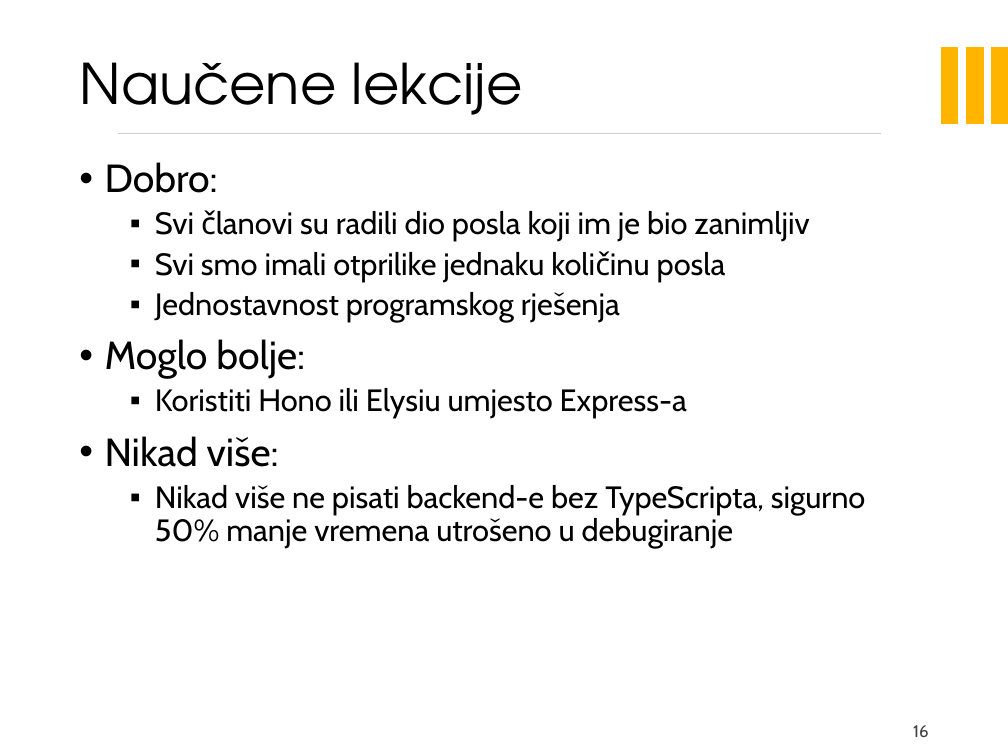
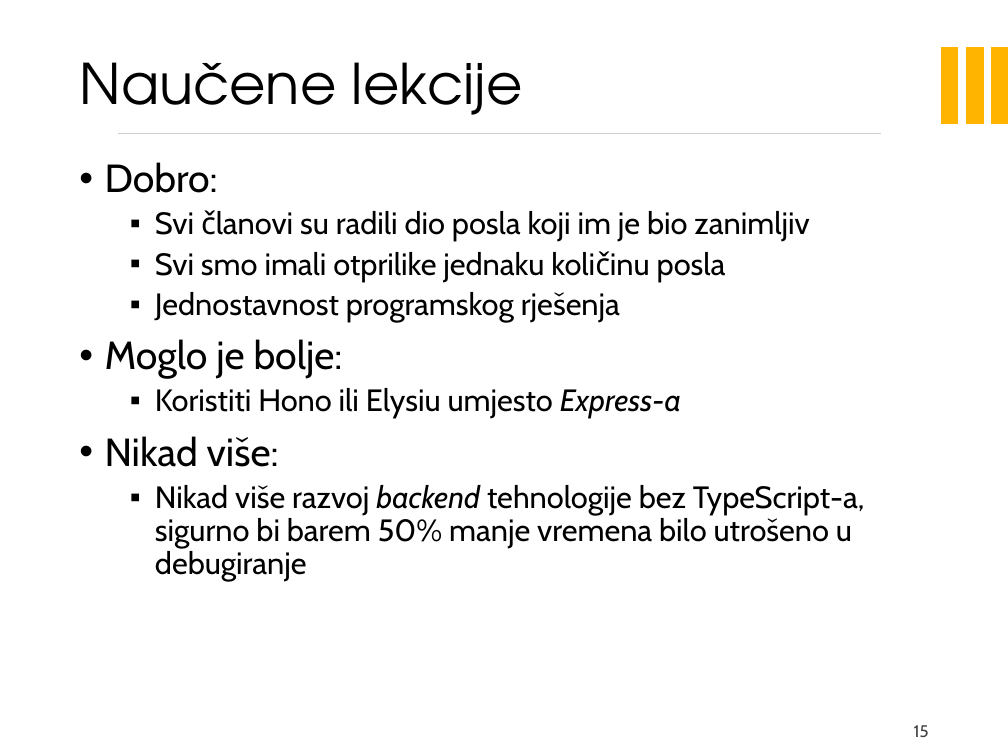
Before and after one commit to nogicn/BalkanLingo, a slide deck: slide 15 of Dokumentacija/PrezentacijaProjekata.pptx (slide 16 before the commit). Drawn at 1008x756 pixels with LibreOffice and Linux fonts; fonts in the diff are those of the drawing; background and template pictures are left out. Boxes give left, top, right and bottom in pixels: in the first picture for what was removed or moved away, otherwise in the second. Text is boxed around its words. In the diff, an @@ line names an element or a change of style, - is before the commit and + after.

```diff
--- a/Dokumentacija/PrezentacijaProjekata.pptx
+++ b/Dokumentacija/PrezentacijaProjekata.pptx
@@ text at (105, 339, 343, 379): text changed @@
-• Moglo bolje:
+• Moglo je bolje:
@@ text at (155, 388, 681, 418): italic on in "Express-a" @@
@@ text at (155, 485, 865, 581): text changed @@
-  ▪ Nikad više ne pisati backend-e bez TypeScripta, sigurno 50% manje vremena utrošeno u debugiranje
+  ▪ Nikad više razvoj backend tehnologije bez TypeScript-a, sigurno bi barem 50% manje vremena bilo utrošeno u debugiranje
@@ page number at (914, 725, 929, 737): text changed @@
-16
+15
```
Also in this commit, not shown: 8 other slides changed, 1 slide removed, 1 other file.
